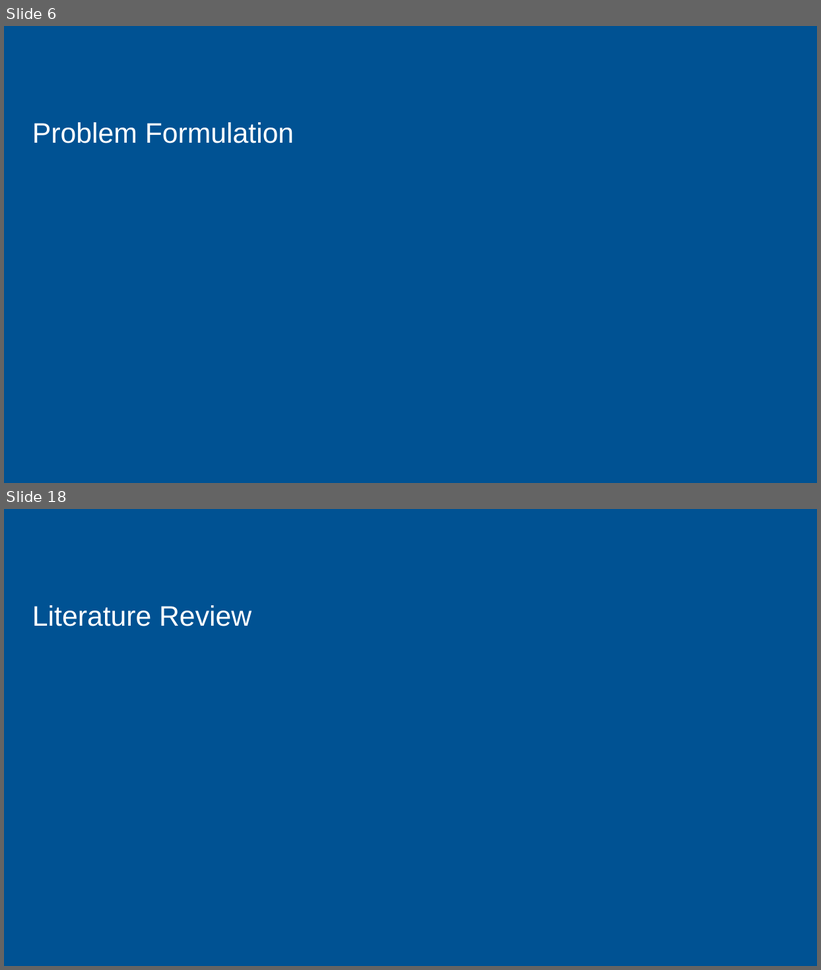
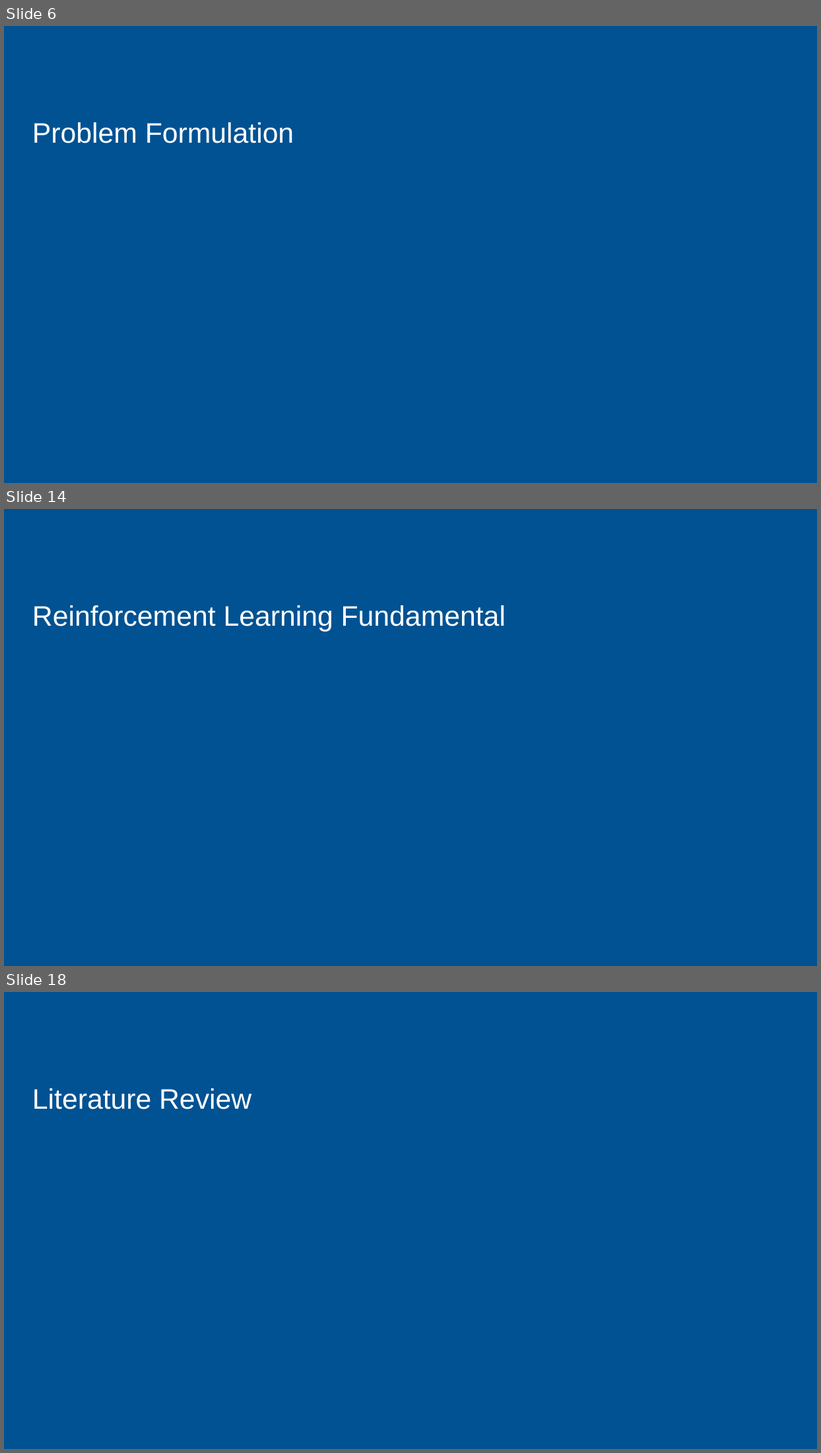
Before and after one commit to chialingyang7718/RL_OPF_EVaware, a slide deck: Mid-term Presentation.pptx. Shown one above the other, each under a label of ours: slides 6 and 18 before the commit, slides 6, 14 and 18 after it; the slides between them are not shown. The pictures are 821x970 and 821x1453 pixels, drawn with LibreOffice and Linux fonts; fonts in the diff are those of the drawing; background and template pictures are left out. Boxes give left, top, right and bottom in pixels: in the first picture for what was removed or moved away, otherwise in the second. Text is boxed around its words. In the diff, an @@ line names an element or a change of style, - is before the commit and + after.

```diff
--- a/Mid-term Presentation.pptx
+++ b/Mid-term Presentation.pptx
@@ slide 14 added at [4,509,817,966], background #FFFFFF; not listed: 1 template element that a slide beside it also shows @@
@@ title added at [32,605,506,631], 25 pt, text #FFFFFF @@
+Reinforcement Learning Fundamental
```
Also in this commit, not shown: 18 slides changed, 1 other slide added, 1 slide removed.
